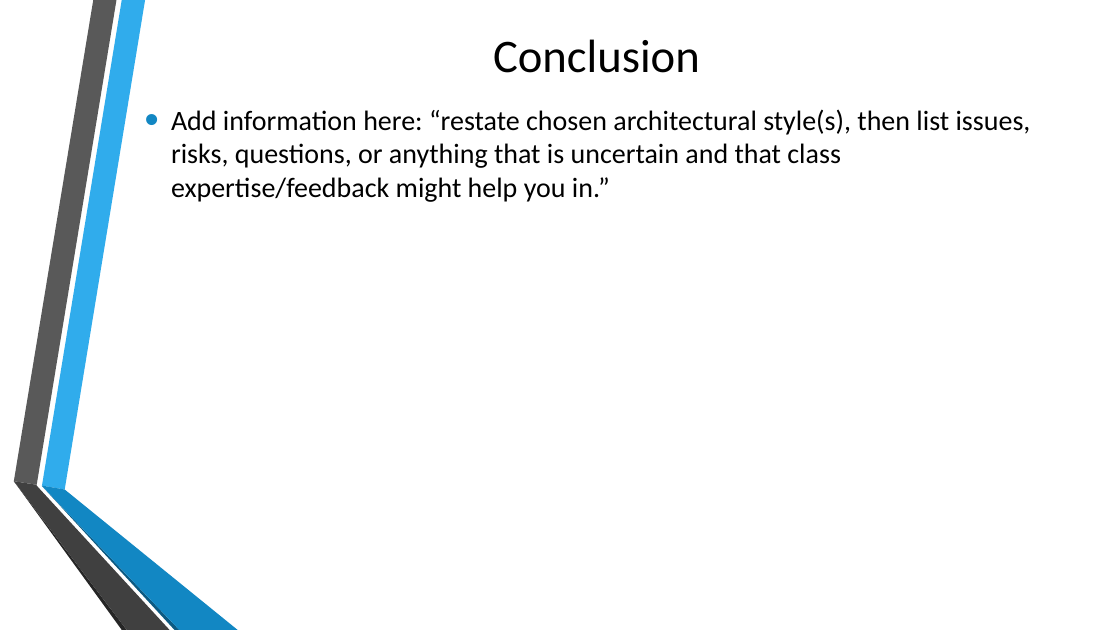
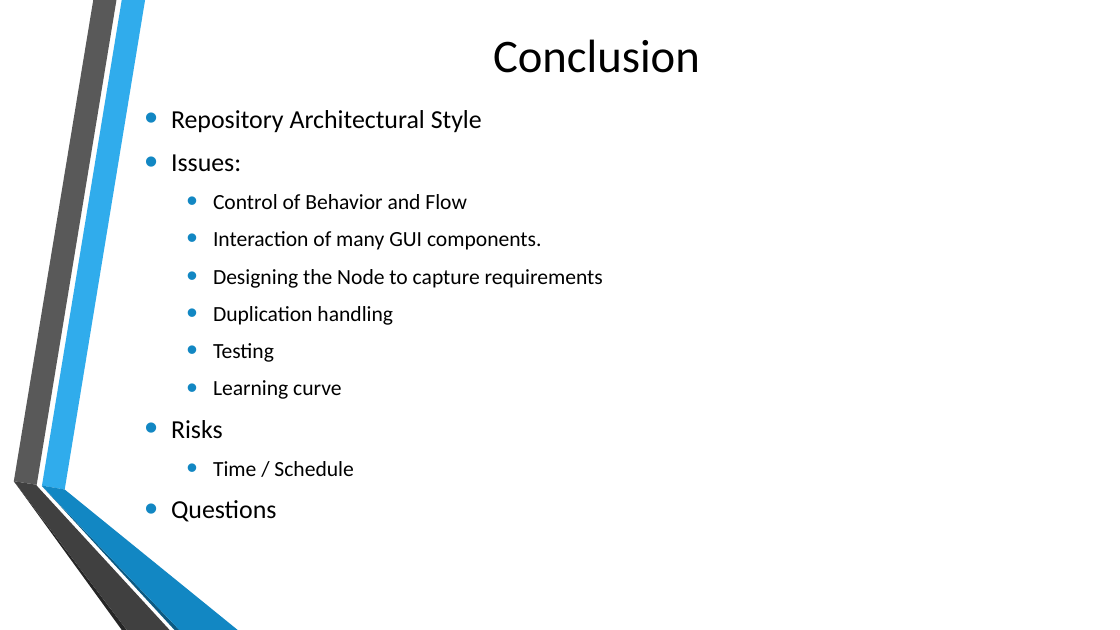
Before and after one commit to NMSU-SDev/team-FE, a slide deck: slide 6 of trunk/docs/TeamFE-ArchPresentation.pptx. Drawn at 1120x630 pixels with LibreOffice and Linux fonts; fonts in the diff are those of the drawing; background and template pictures are left out. Boxes give left, top, right and bottom in pixels: in the first picture for what was removed or moved away, otherwise in the second. Text is boxed around its words. In the diff, an @@ line names an element or a change of style, - is before the commit and + after.

```diff
--- a/trunk/docs/TeamFE-ArchPresentation.pptx
+++ b/trunk/docs/TeamFE-ArchPresentation.pptx
@@ text at [171, 110, 603, 522]: text changed; size 24 to 18.5 pt @@
-• Add information here: “restate chosen architectural style(s), then list issues, risks, questions, or anything that is uncertain and that class expertise/feedback might help you in.”
+• Repository Architectural Style
+• Issues:
+  • Control of Behavior and Flow
+  • Interaction of many GUI components.
+  • Designing the Node to capture requirements
+  • Duplication handling
+  • Testing
+  • Learning curve
+• Risks
+  • Time / Schedule
+• Questions
```
Also in this commit, not shown: 3 other slides changed, 2 slides added, 2 slides removed.
